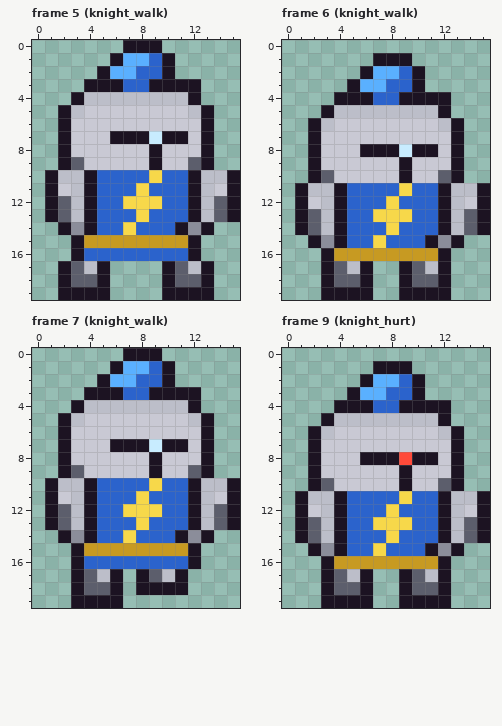
Two versions of one pixel-art file, src/art/sprites/knight.aseprite. This is how it looked before the edit.
16x20 pixels, 10 frames. Colours within 5 levels of each other are drawn and written as one. Shown: frame 5 (knight_walk), frame 6 (knight_walk), frame 7 (knight_walk), frame 9 (knight_hurt). The commit also changed other frames, which this record leaves out.
After the commit:
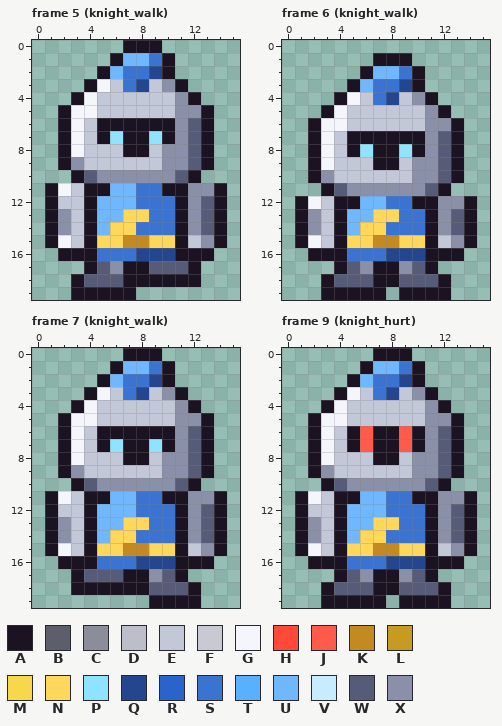
Palette (. is transparent): A #1c1322  B #5c5e6c  C #8b8d9a  D #bcbec9  E #c3c8d8  F #c9c9d4  G #f4f6fb  H #ff4a3a  J #ff5a4a  K #c48a22  L #c79a22  M #f7d84a  N #ffd75a  P #8fe3ff  Q #24468e  R #2b63cc  S #3a74d0  T #5ab0ff  U #6fb8ff  V #c8ecff  W #565c78  X #8a90a8
The exact change:
Changed rows in their new state; - is an unchanged pixel.
Frame 5 (knight_walk):
first column x 1:
 1 ------UUS------
 2 -----USSQ------
 3 ----GESQEX-.---
 4 ---GEEEEEEX----
 5 --GGEEEEEEXX---
 6 --GEAAAAAAXW---
 7 --GEAP--P-XW---
 8 --GEEEAAEXXW---
 9 --XEEEEEEXXW---
10 ..AWXXXXXXW-...
11 -GE-AUUSSAAXXA.
12 -EE-UUUSSSAXWA.
13 -XE-UUNNSSAXWA.
14 AXE-UNNSSS-XWA-
15 AGEANNKKNNAEXA-
16 -A-ASSSQQQA-A--
17 -..AWXAAWWWA.--
18 -.AWWWAAA-AA.--
19 -.---AA--....--
Frame 6 (knight_walk):
first column x 1:
 2 ------UUS------
 3 -----USSQ------
 4 ----GESQEX-.---
 5 ---GEEEEEEX----
 6 --GGEEEEEEXX---
 7 --GEAAAAAAXW---
 8 --GEAP--P-XW---
 9 --GEEEAAEXXW---
10 --XEEEEEEXXW---
11 ..AWXXXXXXW-...
12 -GE-AUUSSAAXXA.
13 -XE-UUNNSSAXWA.
14 -XE-UNNSSSAXWA.
15 AGE-NNKKNN-EXA-
16 -A-ASSSQQQA-A--
17 --.AWXAAXWA.---
18 ---WWWAAWWW----
19 ------A--------
Frame 7 (knight_walk):
first column x 1:
 1 ------UUS------
 2 -----USSQ------
 3 ----GESQEX-.---
 4 ---GEEEEEEX----
 5 --GGEEEEEEXX---
 6 --GEAAAAAAXW---
 7 --GEAP--P-XW---
 8 --GEEEAAEXXW---
 9 --XEEEEEEXXW---
10 ..AWXXXXXXW-...
11 -GE-AUUSSAAXXA.
12 -EE-UUUSSSAXWA.
13 -XE-UUNNSSAXWA.
14 AXE-UNNSSS-XWA-
15 AGEANNKKNNAEXA-
16 -A-ASSSQQQA-A--
17 ---WWWA-XW-----
18 ---AA-A-WWWA---
19 --....--AAAA---
Frame 9 (knight_hurt):
first column x 1:
 0 ------AAA------
 1 -----AUUSA-----
 2 ----AUSSQ------
 3 ---AGESQEXA----
 4 --AGEEEEEEX----
 5 -AGGEEEEEEXXA--
 6 --GEAJAAJAXW---
 7 --GEAJAAJAXW---
 8 --GEEE--EXXW---
 9 --XEEEEEEXXW---
10 -.AWXXXXXXWA.--
11 -GE-AUUSSAAXXA.
12 -EE-UUUSSSAXWA.
13 -XE-UUNNSSAXWA.
14 -XE-UNNSSSAXWA.
15 AGE-NNKKNN-EXA-
16 -A-ASSSQQQA-A--
17 --.AWXAAXWA.---
18 ---WWWAAWWW----
19 ------A--------
Pixel boxes of the changes (left, top, right, bottom) in both pictures:
changed: (45, 53, 240, 300)
changed: (295, 66, 490, 300)
changed: (45, 361, 240, 608)
changed: (295, 348, 490, 608)
